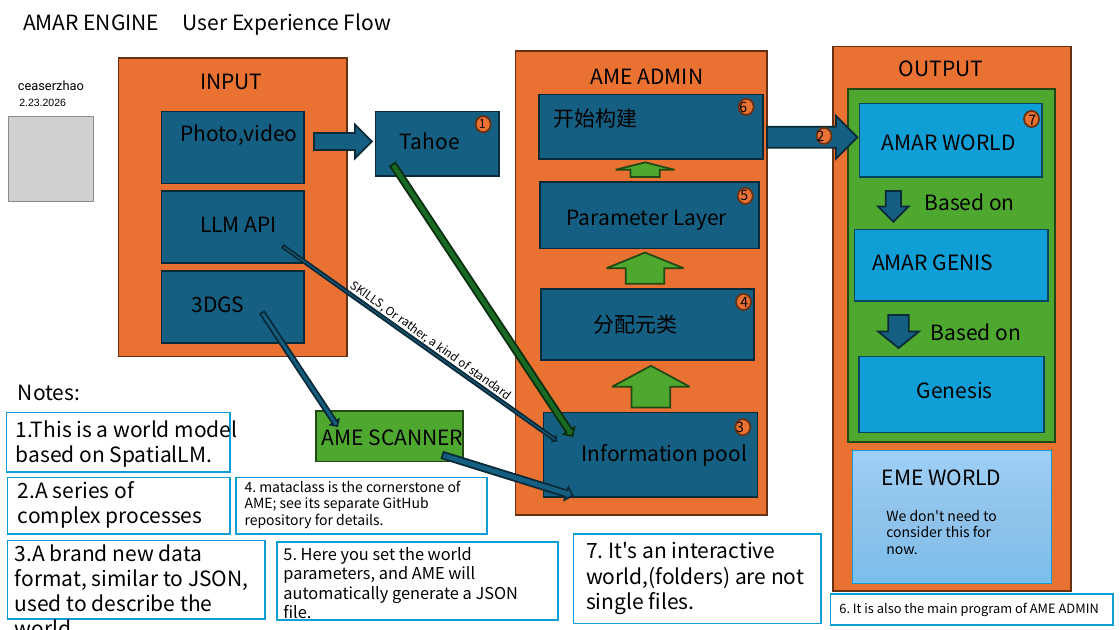
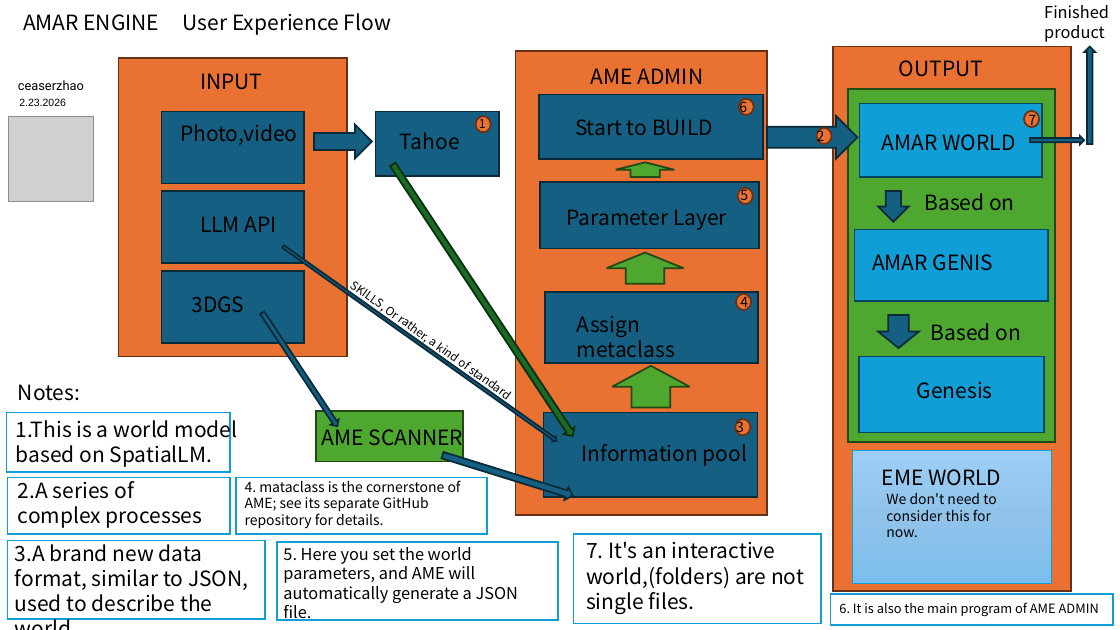
Before and after one commit to Oasis-Company/AMAR-Engine, a slide deck: slide 4 of docs/amar engine overview.pptx (slide 3 before the commit). Drawn at 1120x630 pixels with LibreOffice and Linux fonts; fonts in the diff are those of the drawing; grey boxes stand for pictures. Boxes give left, top, right and bottom in pixels: in the first picture for what was removed or moved away, otherwise in the second. Text is boxed around its words. In the diff, an @@ line names an element or a change of style, - is before the commit and + after.

```diff
--- a/docs/amar engine overview.pptx
+++ b/docs/amar engine overview.pptx
@@ text added at <box>1044,5,1109,42</box>, 14 pt, text #000000 @@
+Finished product
@@ down arrow added at <box>1085,46,1096,144</box>, fill #156082, outline #092A39 1.5 pt @@
@@ text at <box>575,119,713,135</box>: text changed @@
-开始构建
+Start to BUILD
@@ right arrow added at <box>1030,136,1084,145</box>, fill #156082, outline #092A39 1.5 pt @@
@@ rectangle: place and size @@
-rectangle at <box>541,289,755,360</box>
+rectangle at <box>545,292,759,364</box>
@@ text at <box>577,316,675,357</box>: text changed @@
-分配元类
+Assign metaclass
@@ text "We don't need to consider ...": place and size @@
-text "We don't need to consider ..." at <box>886,510,997,554</box>
+text "We don't need to consider ..." at <box>886,493,997,537</box>
```
Also in this commit, not shown: 2 other slides changed, 4 slides added.
